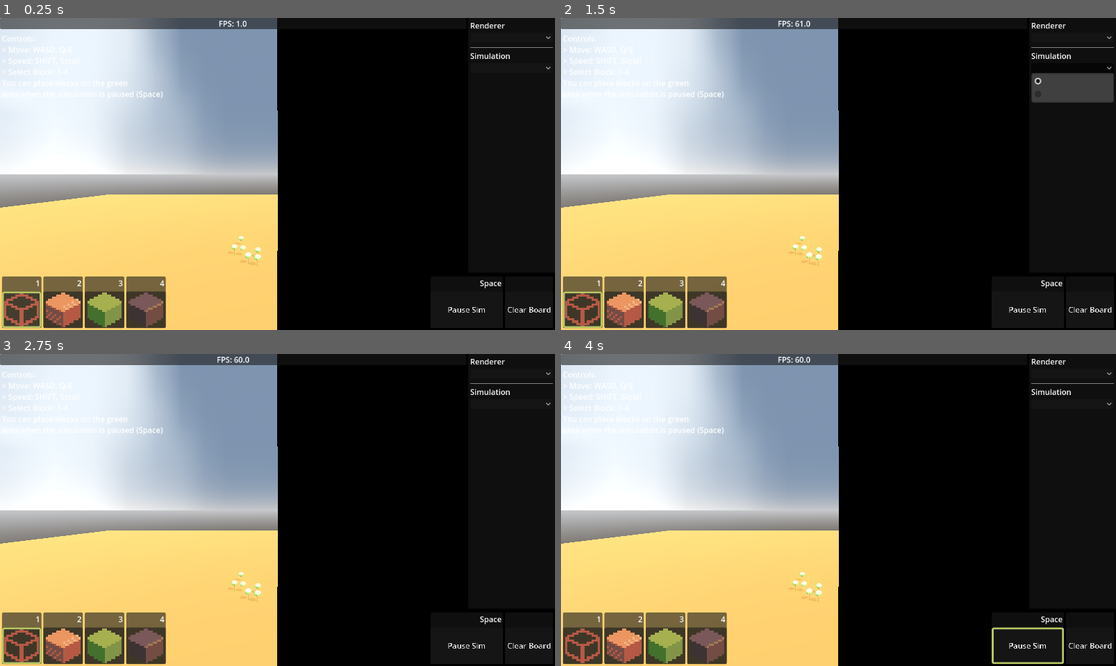
Above: before the commit, frames 1-4 (two rows, left to right).
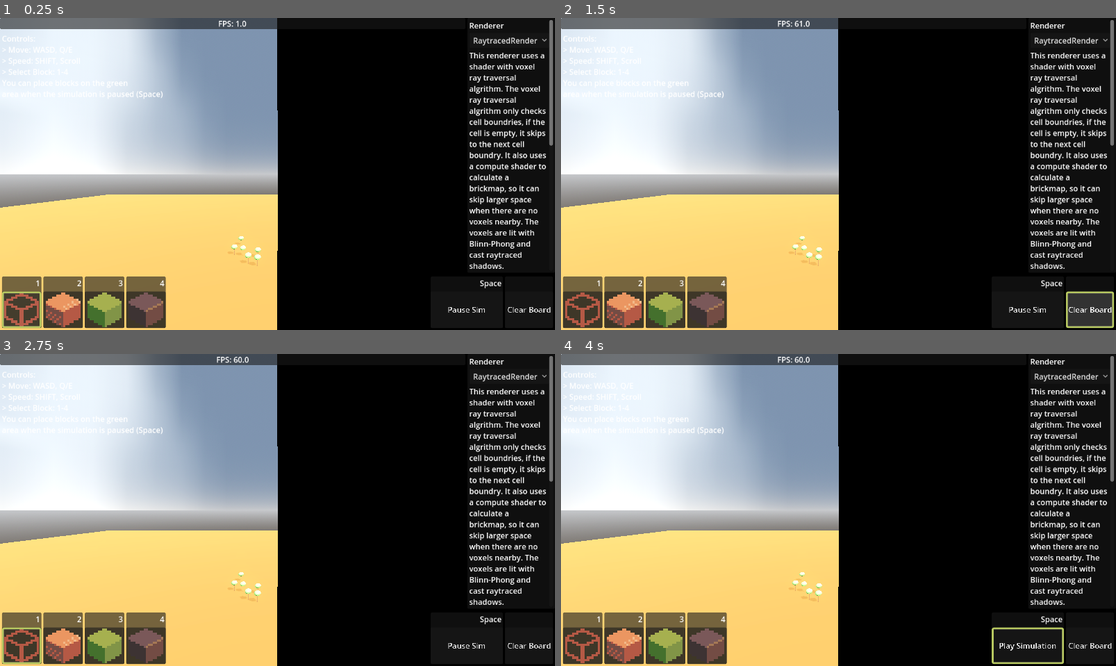
Above: after the commit, the same moments.

Repository: murumart/cgiproject
Game: Godot game, scene res://scenes/main.tscn
Same seed, same stepped clock (60 frames per second), same inputs: the game is played once before the commit and once after it.
Inputs (mouse positions are in pixels of both pictures, inside the frame that each line leads up to; where the layout moved, square brackets give the same spot in the first picture):
- Up to frame 1 (0.25 s): no input
- Up to frame 2 (1.5 s): click (1071, 39) [1071, 36] at 0.5 s; click (1071, 298) [1071, 67] at 1.25 s
- Up to frame 3 (2.75 s): click (22, 647) at 2.02 s
- Up to frame 4 (4 s): click "Clear Board" at 2.75 s; click "Pause Sim" at 3.5 s

The runs differ from the first frame. In frame 1, 3.0% of the frame differs, in the area x 39-100%, y 0-81%; in frame 2, 5.1%, in the area x 0-100%, y 0-100%; in frame 3, 3.0%; in frame 4, 3.1%.
Error in both runs: Assertion failed: Couldnt' get rendering device (res://scenes/simulators/compute_simulator.gd:32)

Commit message:
Fixes for runtime swithcing

Diff:
--- a/scenes/main.tscn
+++ b/scenes/main.tscn
@@ -77,11 +77,9 @@
 
 [node name="DummySim" type="Node" parent="Simulators"]
 script = ExtResource("6_tefeu")
-simulate = true
 grid_size = 256
 compute_shader_file = ExtResource("2_og1vs")
 aggregator_shader_file = ExtResource("3_2wyq8")
-pause_button = NodePath("../../Camera3D/Control/VBoxContainer/MarginContainer/HBoxContainer/Pause")
 
 [node name="GDSim" type="Node" parent="Simulators"]
 editor_description = "This simulation is a cellular automaton with three cell states (wood, leaves, bark) (internally e …(302 unchanged characters)…
@@ -139,7 +137,7 @@
 grow_horizontal = 2
 grow_vertical = 2
 script = ExtResource("12_y6deb")
-renderers = [NodePath("../../Renderers/RaytraceRenderer"), NodePath("../../Renderers/MesherRenderer"), NodePath("../../Renderers/NaiveRenderer")]
+renderers = [NodePath("../../Renderers/RaytracedRender"), NodePath("../../Renderers/MesherRenderer"), NodePath("../../Renderers/NaiveRenderer")]
 simulators = [NodePath("../../Simulators/GDSim"), NodePath("../../Simulators/DummySim")]
 renderer_switch = NodePath("VBoxContainer/Hbox/PanelContainer/MarginContainer/ScrollContainer/VBoxContainer/RendererSwitch")
 renderer_description = NodePath("VBoxContainer/Hbox/PanelContainer/MarginContainer/ScrollContainer/VBoxContainer/RendererDescription")
--- a/scenes/simulators/gd_sim.gd
+++ b/scenes/simulators/gd_sim.gd
@@ -27,6 +27,7 @@
 	(func() -> void:
 		if running:
 			_stop_thread = false
+			print("asdasasd")
 			thread.start(_simulate_thread)
 	).call_deferred()
 
--- a/scenes/ui.gd
+++ b/scenes/ui.gd
@@ -45,6 +45,7 @@
 	for s in simulators:
 		simulator_switch.add_item(s.name)
 		if s.is_sim_running():
+			assert(current_simulator == null, "Only enable one simulator at a time")
 			_simulator_selected(i)
 		i += 1
 	simulator_switch.item_selected.connect(_simulator_selected)
Not shown: 1 places in scenes/main.tscn that only renumber resources
